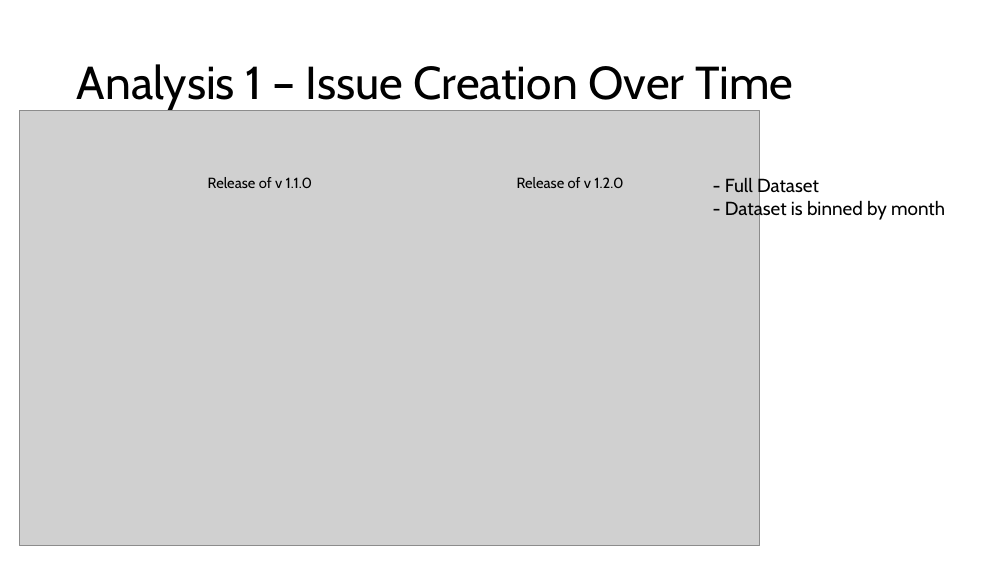
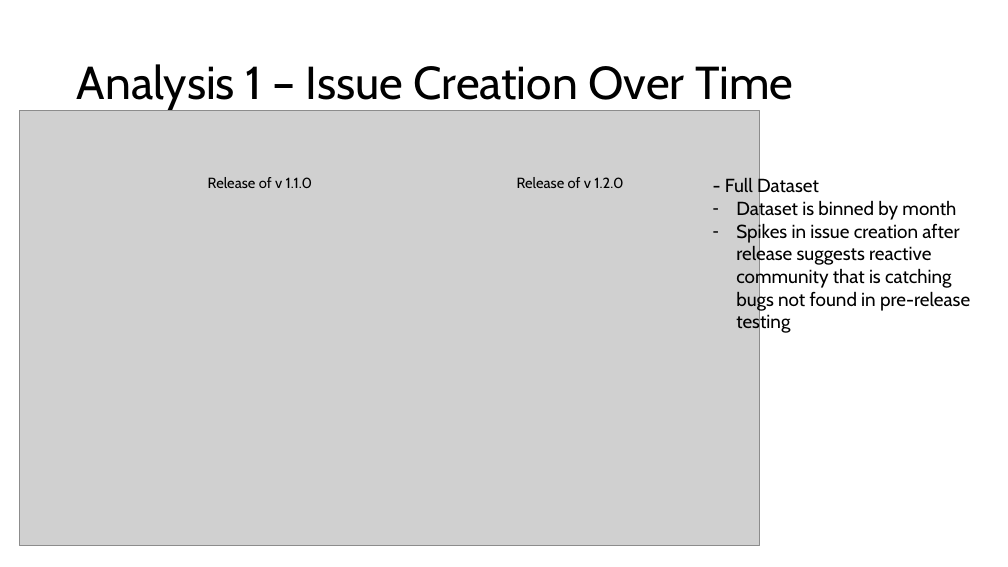
Before and after one commit to timsweeney7/enpm611-project-app, a slide deck: slide 13 of presentation/Presentation1.pptx. Drawn at 1008x567 pixels with LibreOffice and Linux fonts; fonts in the diff are those of the drawing; grey boxes stand for pictures. Boxes give left, top, right and bottom in pixels: in the first picture for what was removed or moved away, otherwise in the second. Text is boxed around its words. In the diff, an @@ line names an element or a change of style, - is before the commit and + after.

Commit message:
Added testing slides to the repo

```diff
--- a/presentation/Presentation1.pptx
+++ b/presentation/Presentation1.pptx
@@ text at (736, 199, 970, 334): text changed @@
-- Dataset is binned by month
+– Dataset is binned by month
+– Spikes in issue creation after release suggests reactive community that is catching bugs not found in pre-release testing
```
Also in this commit, not shown: 4 other slides changed, 4 slides added, 1 slide removed.
